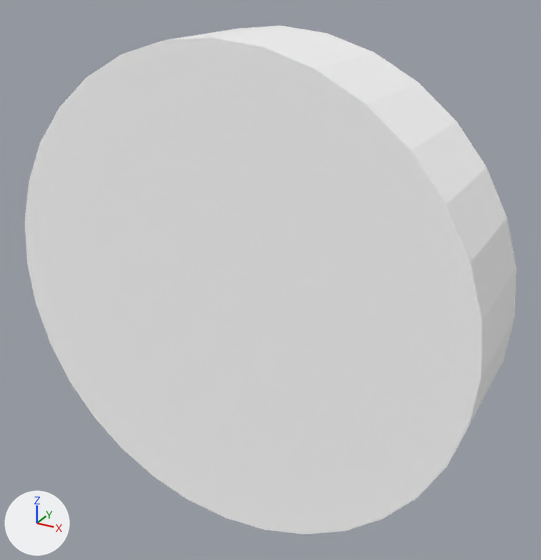
The glTF model exports/glb/Hanger pin/Hanger _ pin retaining head__n4.glb: old version first, new version second.
Camera for both pictures: a camera (50 mm lens) standing at (-0.2564, 2.6655, 4.0027) and looking at (-0.3172, 2.7762, 3.9474). Every picture has the same lights, and +X, +Y and +Z are marked at lower left. The first picture is the older version. Where no turn or scale is listed for an object, it has been applied to the vertices.

Objects in the first picture: 'Hanger | pin retaining head'.
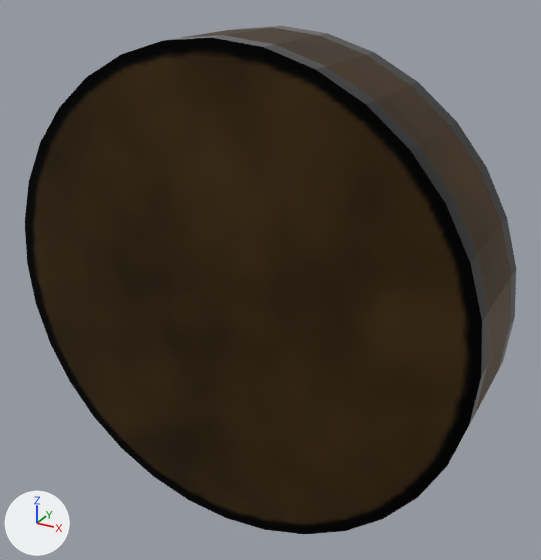
Where the change shows, as pixel boxes (x1, y1, x2, y2) in the pictures (541 x 560 px):
'Hanger | pin retaining head', recoloured (white to brown): (25, 26, 516, 534) in both

The edits, one by one:
Picture 'BC_g31_s0_Hanger _ pin retaining head' (img_bc_g31_s0_hanger___pin_retaining_head) is new.
Picture 'ORM_g31_s0_Hanger _ pin retaining head' (img_orm_g31_s0_hanger___pin_retaining_head) is new.
Material 'BAKED_g31_s0_Hanger _ pin retaining head' (mat_baked_g31_s0_hanger___pin_retaining_head) is new.
Uses the picture img_bc_g31_s0_hanger___pin_retaining_head.
Uses the picture img_orm_g31_s0_hanger___pin_retaining_head.
me_cylinder_140 has 64 vertices, 124 faces and spans x -0.045..0.045, y -0.011..0.011, z -0.045..0.045.
me_cylinder_140 no longer uses material mat_hanger_bronze___dark_worked_alloy (white #ffffff).
me_cylinder_140 gains material mat_baked_g31_s0_hanger___pin_retaining_head.
